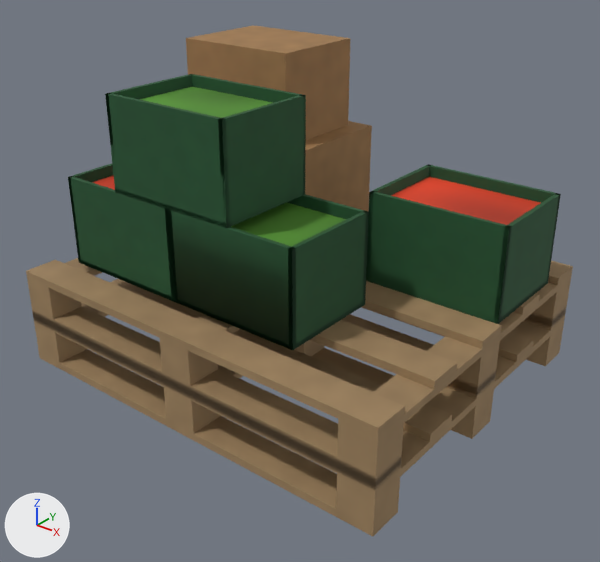
Before and after pictures for a commit that changed the FBX model art/commissary/BayPalletStack.fbx.
Rendered twice from a 50 mm lens placed at (1.345, -1.686, 1.293), pointed at (0.043, -0.059, 0.284). The axes (+X, +Y, +Z) are drawn at lower left. The lights are the same throughout. The picture after the commit comes second. Where no turn or scale is listed for an object, it has been applied to the vertices. Vertices at exactly the same position are counted once.

Objects in the first picture: 'BayPalletStack_Body'.
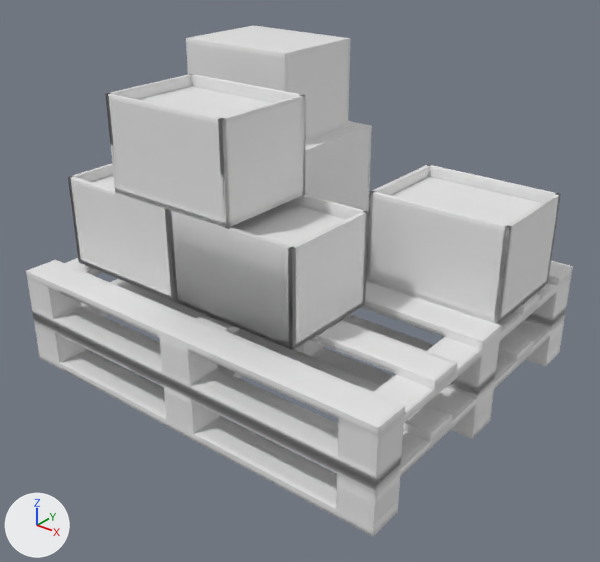
Where the change shows, as pixel boxes (x1, y1, x2, y2) in the pictures (600 x 562 px):
'BayPalletStack_Body', recoloured, surface changed (lighter)
    both: (26, 25, 573, 536)
part 1 of me_baypalletstack_body_001, recoloured (brown to grey)
    both: (26, 211, 573, 536)
part 2 of me_baypalletstack_body_001, recoloured (green to grey)
    both: (68, 74, 561, 350)
part 3 of me_baypalletstack_body_001, recoloured (red to white)
    both: (92, 175, 541, 225)
part 4 of me_baypalletstack_body_001, recoloured
    both: (139, 87, 346, 247)
part 5 of me_baypalletstack_body_001, recoloured (brown to grey)
    both: (186, 25, 372, 211)
part 6 of me_baypalletstack_body_001, surface changed (lighter)
    both: (26, 25, 573, 536)

The change, as a list of edits to the scene's bpy script:
```text
Add img_t_baypalletstack_n_png:
    img_t_baypalletstack_n_png = load_image('T_BayPalletStack_N.png', 'T_BayPalletStack_N.png', 512, 512, 'Non-Color')
Add mat_baypalletstack_gamelook:
    mat_baypalletstack_gamelook = bpy.data.materials.new('BayPalletStack_GameLook')
    mat_baypalletstack_gamelook.use_nodes = True; mat_baypalletstack_gamelook.node_tree.nodes.clear()
    _N = mat_baypalletstack_gamelook.node_tree.nodes; _L = mat_baypalletstack_gamelook.node_tree.links
    n0 = _N.new('ShaderNodeBsdfPrincipled'); n0.name = 'Principled BSDF'
    n1 = _N.new('ShaderNodeOutputMaterial'); n1.name = 'Material Output'
    n2 = _N.new('ShaderNodeTexImage'); n2.name = 'Image Texture'
    n2.image = img_t_baypalletstack_n_png
    n3 = _N.new('ShaderNodeNormalMap'); n3.name = 'Normal Map'
    _L.new(n2.outputs[0], n3.inputs[1])  # 'Color' to 'Color'
    _L.new(n3.outputs[0], n0.inputs[5])  # 'Normal' to 'Normal'
    _L.new(n0.outputs[0], n1.inputs[0])  # 'BSDF' to 'Surface'
Change me_baypalletstack_body_001:
    where me_baypalletstack_body_001.from_pydata(...)  # 452 vertices, 792 faces; spans x -0.6..0.6, y -0.5..0.5, z 0.0..0.868
    used by ob_baypalletstack_body; location = (0.0, 0.0, 0.0)
    me_baypalletstack_body_001 part 1: all 480 faces that had it switch from mat_m_baywood (picture img_t_baywood_basecolor_png) to mat_baypalletstack_gamelook
    me_baypalletstack_body_001 part 2: all 240 faces that had it switch from mat_m_baycrate (picture img_t_baycrate_basecolor_png) to mat_baypalletstack_gamelook
    me_baypalletstack_body_001 part 3: all 24 faces that had it switch from mat_m_bayproduce (picture img_t_bayproduce_basecolor_png) to mat_baypalletstack_gamelook
    me_baypalletstack_body_001 part 4: all 24 faces that had it switch from mat_m_baygreens (picture img_t_baygreens_basecolor_png) to mat_baypalletstack_gamelook
    me_baypalletstack_body_001 part 5: all 24 faces that had it switch from mat_m_baycarton (picture img_t_baycarton_basecolor_png) to mat_baypalletstack_gamelook
    me_baypalletstack_body_001 part 6: texture (UV) coordinates of 792 of 792 faces, centred in x -0.6..0.6, y -0.5..0.5, z 0.0..0.868, changed; they spanned u -0.6..0.6, v -0.5..0.87 and now span u 0.0..1.0, v 0.0..0.97
```
